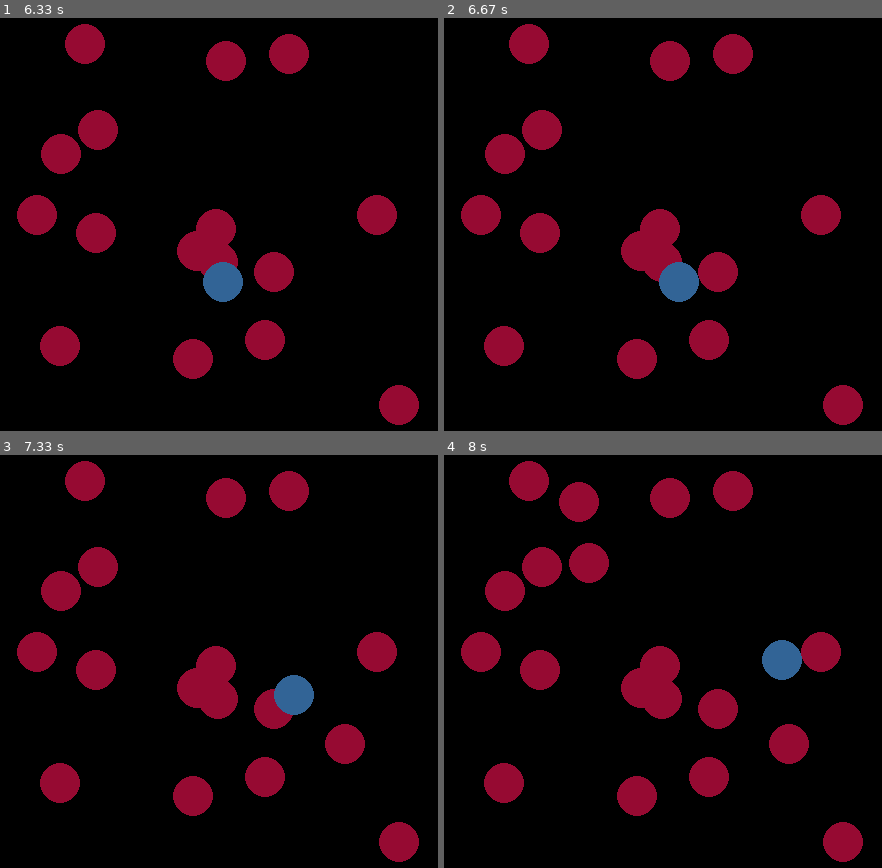
Above: before the commit, frames 1-4 (two rows, left to right).
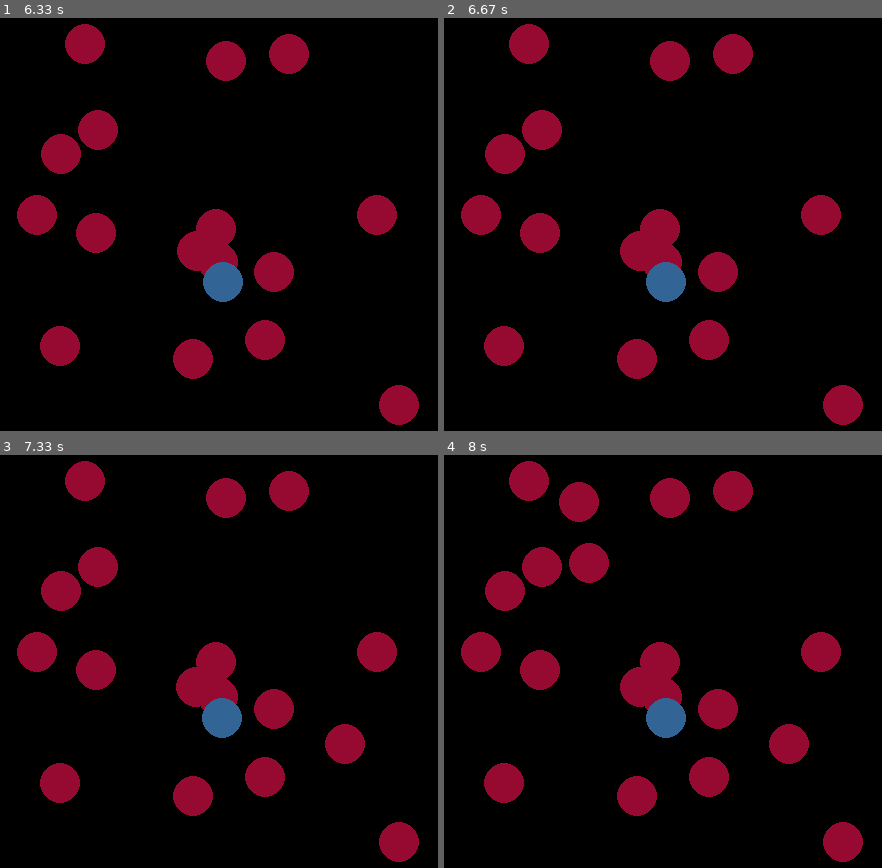
Above: after the commit, the same moments.

Repository: AndreyAD1/mipt_course
Game: pygame game, started from lesson_20_oop/ex_3_balls_with_oop.py
Same seed, same stepped clock (60 frames per second), same inputs: the game is played once before the commit and once after it.
Inputs (mouse positions are in pixels of both pictures, inside the frame that each line leads up to):
- Up to frame 1 (6.33 s): click (214, 228) at 0.38 s; click (197, 249) at 0.72 s; click (376, 216) at 1.05 s; click (219, 261) at 1.38 s; click (96, 232) at 1.72 s; click (267, 340) at 2.05 s; click (61, 154) at 2.38 s; click (61, 344) at 2.72 s; click (289, 55) at 3.05 s; click (398, 406) at 3.38 s; click (275, 274) at 3.72 s; click (83, 42) at 4.05 s; click (227, 59) at 4.38 s; click (96, 129) at 4.72 s; click (35, 216) at 5.05 s; click (192, 360) at 5.38 s; click (223, 282) at 5.72 s; click (214, 290) at 6.05 s
- Up to frame 2 (6.67 s): hold Right from 6.33 s (still down)
- Up to frame 3 (7.33 s): release Right at 6.8 s; hold Up 6.83-7.13 s; click (346, 744) at 7.22 s
- Up to frame 4 (8 s): click (588, 562) at 7.55 s; click (579, 500) at 7.88 s

Frame 1 is identical in both runs. In frame 2, 0.6% of the frame differs, in the area x 40-59%, y 51-69%; in frame 3, 1.5%, in the area x 40-72%, y 45-69%; in frame 4, 1.5%.

Commit message:
The first buggy version simulating ball collision.

Diff:
--- a/lesson_20_oop/ex_3_balls_with_oop.py
+++ b/lesson_20_oop/ex_3_balls_with_oop.py
@@ -1,3 +1,4 @@
+from itertools import combinations
 from math import sqrt
 from typing import List, Tuple
 import sys
@@ -24,8 +25,14 @@
     def __mul__(self, multiplier):
         return Vector(self.x * multiplier.x, self.y * multiplier.y)
 
-    def __rmul__(self, multiplier):
+    def __rmul__(self, multiplier: float or int):
         return Vector(self.x * multiplier, self.y * multiplier)
+
+    def __truediv__(self, divisor: float or int):
+        return Vector(self.x / divisor, self.y / divisor)
+
+    def __pow__(self, power, modulo=None):
+        return Vector(self.x ** power, self.y ** power)
 
     @property
     def length(self):
@@ -47,6 +54,7 @@
         self.velocity = Vector(0, 0)
         self.possible_colors = [(150, 10, 50), (50, 100, 150)]
         self.manual_control = False
+        self.mass = 1
 
     def refresh_coordinates(self, dt: float):
         self.coords += dt * self.velocity
@@ -57,11 +65,19 @@
     def slow_down(self, friction_coefficient):
         self.velocity -= friction_coefficient * self.velocity
 
-    def change_direction_after_collision(self, x_border, y_border):
+    def change_direction_after_wall_collision(self, x_border, y_border):
         if x_border:
             self.velocity.x = -self.velocity.x
         if y_border:
             self.velocity.y = -self.velocity.y
+
+    def change_direction_after_ball_collision(self, ball_2):
+        collision_unit_vector = (self.coords - ball_2.coords).unit_vector
+        mass_sum = self.mass + ball_2.mass
+        add_1 = -2 * ball_2.mass / mass_sum * self.momentum
+        add_2 = 2 * self.mass / mass_sum * ball_2.momentum
+        new_momentum = (add_1 + add_2) * collision_unit_vector ** 2
+        self.velocity = new_momentum / self.mass
 
     def render(self, canvas):
         pygame.draw.circle(
@@ -97,6 +113,10 @@
     @property
     def lower_edge(self):
         return self.y + self.radius
+
+    @property
+    def momentum(self):
+        return self.mass * self.velocity
 
     def click_is_on_the_ball(self, click_coords: Tuple[int]):
         hit_by_x = self.left_edge < click_coords[0] < self.right_edge
@@ -165,16 +185,21 @@
             y_border_reached = (
                     ball.upper_edge < 0 or ball.lower_edge > display_height
             )
-            ball.change_direction_after_collision(
+            ball.change_direction_after_wall_collision(
                 x_border_reached,
                 y_border_reached
             )
-            # add ball collision in case that distance between centers is less
-            # than radius sum.
+
             if ball.manual_control:
                 ball.accelerate(acceleration)
 
             ball.slow_down(friction_coefficient)
+
+        for ball_1, ball_2 in combinations(balls, 2):
+            distance_between_balls = (ball_1.coords - ball_2.coords).length
+            if distance_between_balls <= ball_1.radius + ball_2.radius:
+                ball_1.change_direction_after_ball_collision(ball_2)
+                ball_2.change_direction_after_ball_collision(ball_1)
 
         if click_position and click_on_blank_space:
             x_coord, y_coord = click_position
